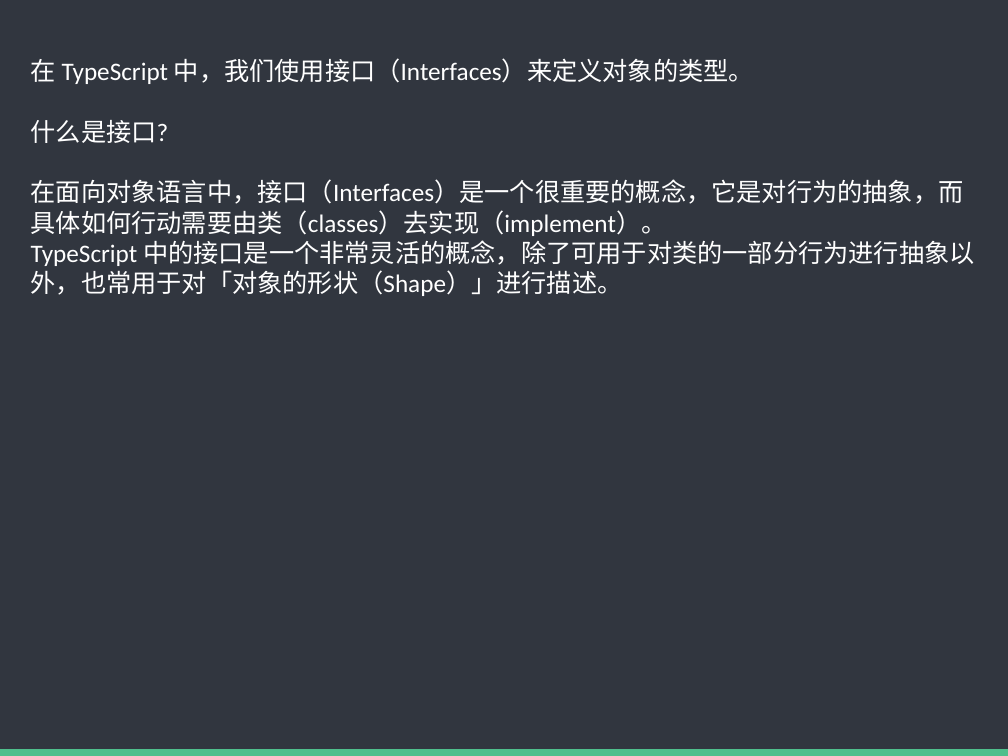
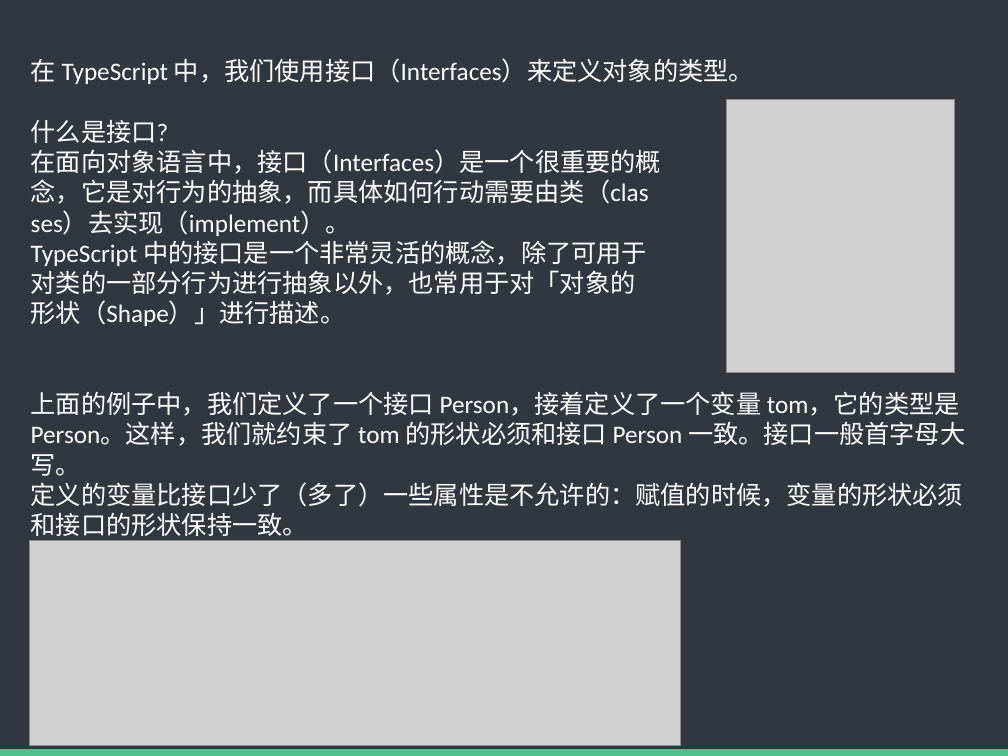
Before and after one commit to baixiaoyu2997/typescript-share, a slide deck: slide 14 of TS内部分享.pptx. Drawn at 1008x756 pixels with LibreOffice and Linux fonts; fonts in the diff are those of the drawing; grey boxes stand for pictures. Boxes give left, top, right and bottom in pixels: in the first picture for what was removed or moved away, otherwise in the second. Text is boxed around its words. In the diff, an @@ line names an element or a change of style, - is before the commit and + after.

Commit message:
add

```diff
--- a/TS内部分享.pptx
+++ b/TS内部分享.pptx
@@ picture added at [726,100,954,373] @@
@@ text at [31,149,965,536]: text changed @@
-在面向对象语言中，接口（Interfaces）是一个很重要的概念，它是对行为的抽象，而具体如何行动需要由类（classes）去实现（implement）。
-TypeScript 中的接口是一个非常灵活的概念，除了可用于对类的一部分行为进行抽象以外，也常用于对「对象的形状（Shape）」进行描述。
+在面向对象语言中，接口（Interfaces）是一个很重要的概
+念，它是对行为的抽象，而具体如何行动需要由类（clas
+ses）去实现（implement）。
+TypeScript 中的接口是一个非常灵活的概念，除了可用于
+对类的一部分行为进行抽象以外，也常用于对「对象的
+形状（Shape）」进行描述。
+上面的例子中，我们定义了一个接口 Person，接着定义了一个变量 tom，它的类型是 Person。这样，我们就约束了 tom 的形状必须和接口 Person 一致。接口一般首字母大写。
+定义的变量比接口少了（多了）一些属性是不允许的：赋值的时候，变量的形状必须和接口的形状保持一致。
@@ picture added at [30,540,680,745] @@
```
Also in this commit, not shown: 1 slide added.
